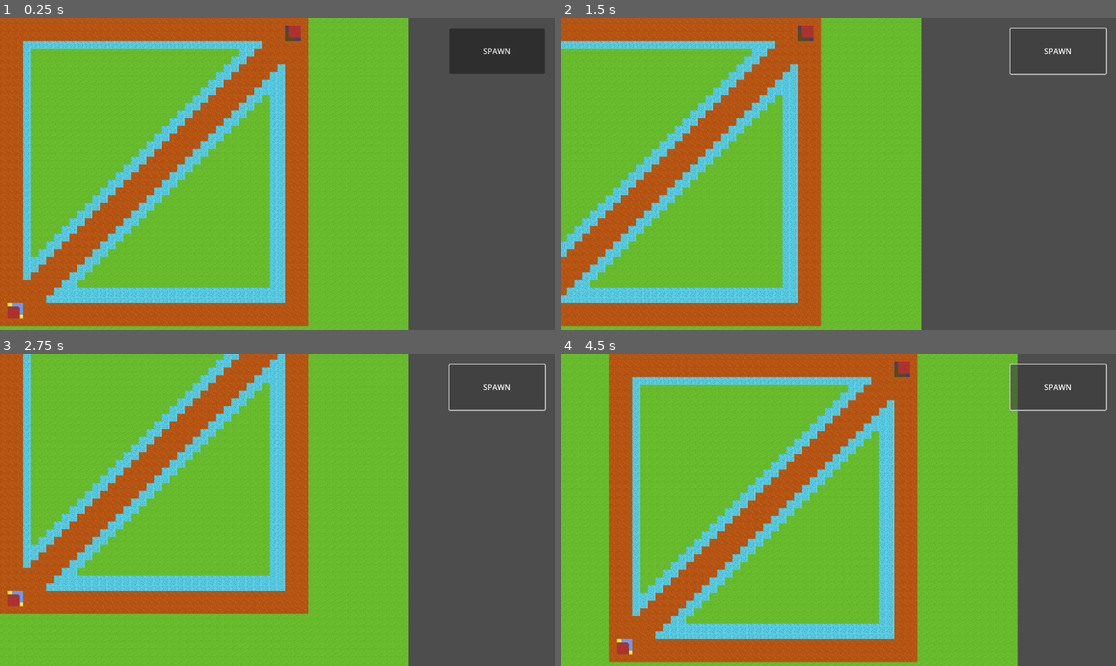
Above: before the commit, frames 1-4 (two rows, left to right).
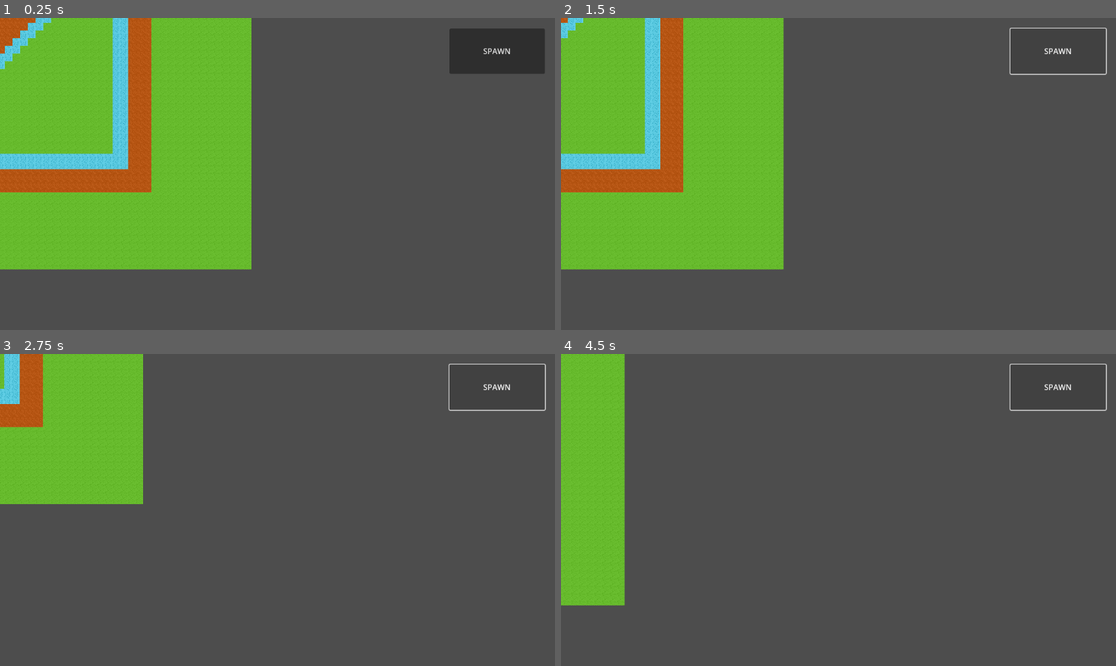
Above: after the commit, the same moments.

Repository: Macherson/ChipsowyJam2D1
Game: Godot game, scene res://arena.tscn
Same seed, same stepped clock (60 frames per second), same inputs: the game is played once before the commit and once after it.
Inputs:
- Up to frame 1 (0.25 s): no input
- Up to frame 2 (1.5 s): click "SPAWN" at 0.5 s; tap Enter at 1.25 s; hold Right (ui_right) from 1.28 s (still down)
- Up to frame 3 (2.75 s): release Right (ui_right) at 2.03 s; hold Down (ui_down) from 2.03 s (still down)
- Up to frame 4 (4.5 s): release Down (ui_down) at 2.78 s; hold Right (ui_right) 2.78-3.53 s; hold Up (ui_up) 3.53-4.28 s; hold Left (ui_left) from 4.28 s (still down)

The runs differ from the first frame. In frame 1, 56% of the frame differs, in the area x 0-74%, y 0-100%; in frame 2, 47%; in frame 3, 65%; in frame 4, 75%, in the area x 0-83%, y 0-100%.

Commit message:
Camera movement

Diff:
--- a/Camera.gd
+++ b/Camera.gd
@@ -12,5 +12,5 @@
 func _process(delta):
 	inputx = (int(Input.is_action_pressed("ui_right")) - int(Input.is_action_pressed("ui_left")))
 	inputy = (int(Input.is_action_pressed("ui_down")) - int(Input.is_action_pressed("ui_up")))
-	position.x = inputx * speed
-	position.y = inputy * speed
+	position.x += inputx * speed * delta
+	position.y += inputy * speed * delta
--- a/arena.tscn
+++ b/arena.tscn
@@ -112,6 +112,7 @@
 anchor_mode = 0
 ignore_rotation = false
 script = ExtResource("5_v3lfb")
+speed = 300
 
 [node name="Spawn" type="Button" parent="Camera"]
 offset_left = 933.0
Not shown, changed: .gitignore
